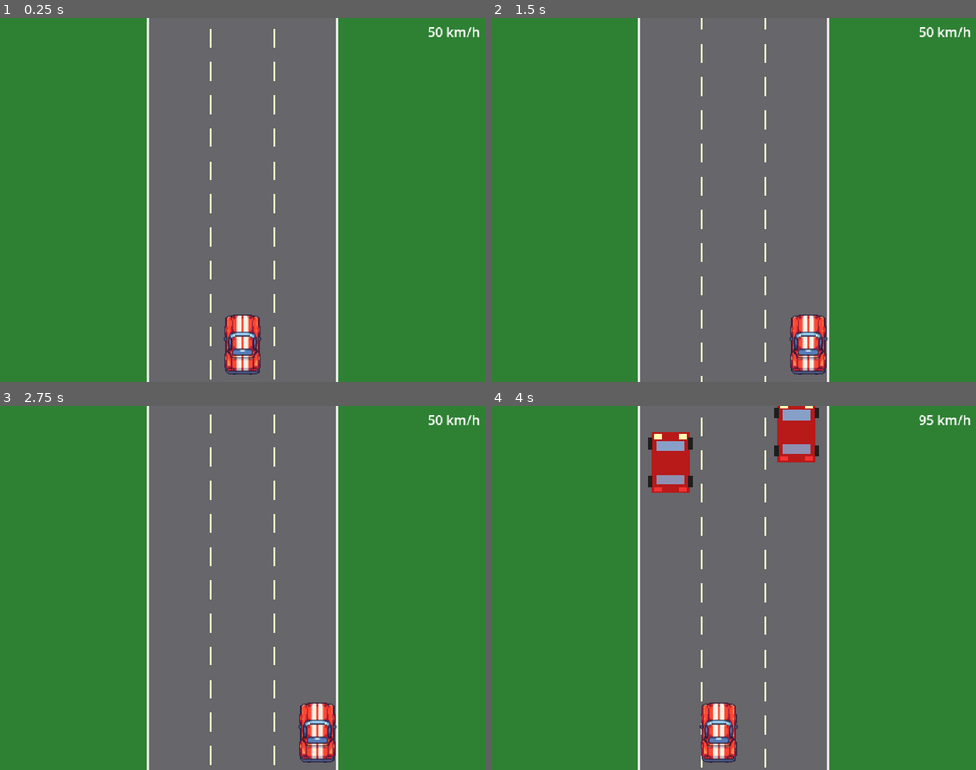
Above: before the commit, frames 1-4 (two rows, left to right).
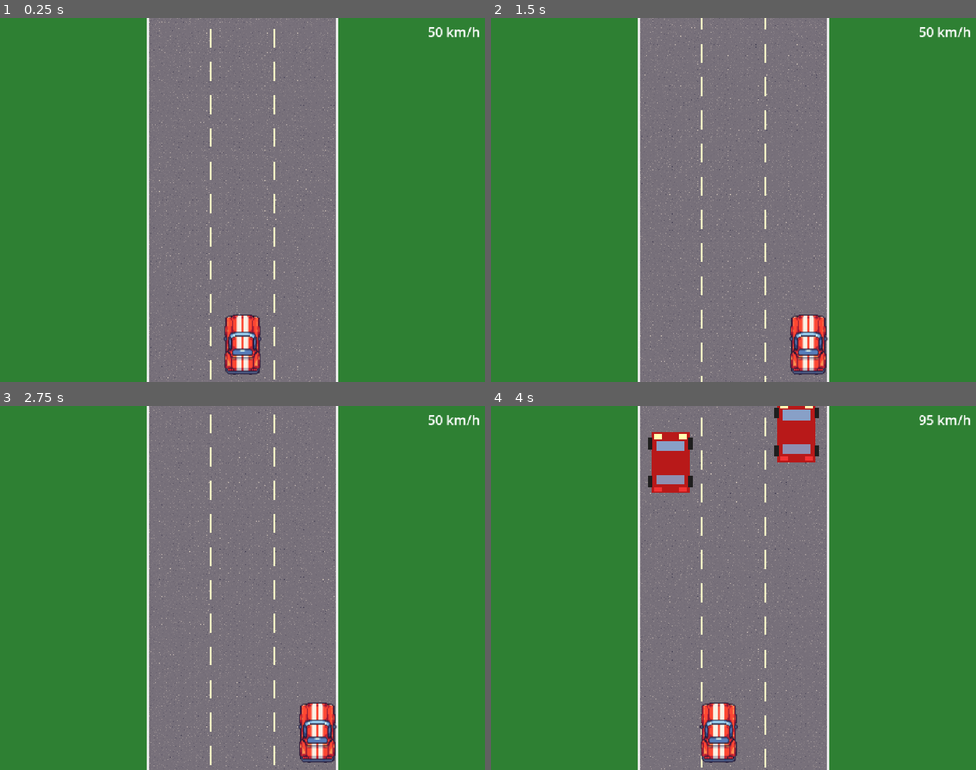
Above: after the commit, the same moments.

Repository: Antonio-Ingegnere/road-race
Game: Godot game, scene res://scenes/main.tscn
Same seed, same stepped clock (60 frames per second), same inputs: the game is played once before the commit and once after it.
Inputs:
- Up to frame 1 (0.25 s): no input
- Up to frame 2 (1.5 s): tap Enter at 0.5 s; hold Right (ui_right) 0.53-1.28 s; hold Down (ui_down) from 1.28 s (still down)
- Up to frame 3 (2.75 s): release Down (ui_down) at 2.03 s; hold Right (ui_right) from 2.03 s (still down)
- Up to frame 4 (4 s): release Right (ui_right) at 2.78 s; hold Up (ui_up) 2.78-3.53 s; hold Left (ui_left) from 3.53 s (still down)

The runs differ from the first frame. In frame 1, 2.6% of the frame differs, in the area x 30-70%, y 0-100%; in frame 2, 2.6%; in frame 3, 2.5%; in frame 4, 2.4%.

Commit message:
Replace flat road with tiled asphalt texture
- Added asphalt.png (64x64) sprite to assets
- Tiles drawn with stable world-space row index so rotation never
  changes mid-scroll (fixes the "dancing" artefact)
- Random 0/90/180/270 rotations per tile to reduce repetition

Co-Authored-By: Claude Sonnet 4.6 <noreply@anthropic.com>

Diff:
--- a/scripts/road.gd
+++ b/scripts/road.gd
@@ -5,29 +5,67 @@
 const DASH_HEIGHT := 40.0
 const DASH_GAP := 30.0
 const DASH_WIDTH := 5.0
+const TILE_SIZE := 64
+const TILE_COLS := 8
+const TILE_ROWS := 60
 
 var scroll_offset := 0.0
+var _world_scroll := 0.0
 var _car: Node2D
+var _asphalt_tex: Texture2D
+var _rotations: Array = []
 
 
 func _ready() -> void:
 	_car = get_parent().get_node("Car")
+	_asphalt_tex = load("res://assets/asphalt.png")
+	var rng := RandomNumberGenerator.new()
+	rng.seed = 42
+	for _r in range(TILE_ROWS):
+		var row := []
+		for _c in range(TILE_COLS):
+			row.append(rng.randi_range(0, 3) * (PI / 2.0))
+		_rotations.append(row)
 
 
 func _process(delta: float) -> void:
 	var scroll_speed: float = _car.speed_kmh * _car.KMH_TO_PXS
-	scroll_offset = fmod(scroll_offset + scroll_speed * delta, DASH_HEIGHT + DASH_GAP)
+	var scroll_px := scroll_speed * delta
+	scroll_offset = fmod(scroll_offset + scroll_px, DASH_HEIGHT + DASH_GAP)
+	_world_scroll += scroll_px
 	queue_redraw()
 
 
 func _draw() -> void:
 	var size := get_viewport_rect().size
+	var half := TILE_SIZE * 0.5
 
-	# Grass
+	# Grass background
 	draw_rect(Rect2(0.0, 0.0, size.x, size.y), Color(0.18, 0.50, 0.20))
 
-	# Road surface
-	draw_rect(Rect2(ROAD_LEFT, 0.0, ROAD_WIDTH, size.y), Color(0.40, 0.40, 0.42))
+	# Tiled asphalt
+	# Tile world positions satisfy: ty = n*TILE_SIZE + _world_scroll for integer n
+	# So the topmost tile on screen starts at fmod(_world_scroll, TILE_SIZE) - TILE_SIZE
+	if _asphalt_tex:
+		var tile_start_y := fmod(_world_scroll, TILE_SIZE) - TILE_SIZE
+		var ty := tile_start_y
+		while ty < size.y:
+			# Stable world row: same formula gives same index as the tile scrolls down
+			var world_row := posmod(floori((ty - _world_scroll) / float(TILE_SIZE)), TILE_ROWS)
+			var col_idx := 0
+			var tx := ROAD_LEFT
+			while tx < ROAD_LEFT + ROAD_WIDTH + TILE_SIZE:
+				var rot: float = _rotations[world_row][col_idx % TILE_COLS]
+				draw_set_transform(Vector2(tx + half, ty + half), rot)
+				draw_texture(_asphalt_tex, Vector2(-half, -half))
+				col_idx += 1
+				tx += TILE_SIZE
+			ty += TILE_SIZE
+		draw_set_transform(Vector2.ZERO)
+
+	# Redraw grass on both sides to clip tile spillover at road edges
+	draw_rect(Rect2(0.0, 0.0, ROAD_LEFT, size.y), Color(0.18, 0.50, 0.20))
+	draw_rect(Rect2(ROAD_LEFT + ROAD_WIDTH, 0.0, size.x - ROAD_LEFT - ROAD_WIDTH, size.y), Color(0.18, 0.50, 0.20))
 
 	# Road shoulder lines
 	draw_line(Vector2(ROAD_LEFT, 0.0), Vector2(ROAD_LEFT, size.y), Color(1.0, 1.0, 1.0, 0.85), 4.0)
@@ -41,10 +79,10 @@
 	# Lane dividers at 1/3 and 2/3 of road width
 	for i in [1, 2]:
 		var cx: float = ROAD_LEFT + ROAD_WIDTH * (i / 3.0)
-		var y := scroll_offset - DASH_HEIGHT
-		while y < size.y:
+		var dy := scroll_offset - DASH_HEIGHT
+		while dy < size.y:
 			draw_rect(
-				Rect2(cx - DASH_WIDTH * 0.5, y, DASH_WIDTH, DASH_HEIGHT),
+				Rect2(cx - DASH_WIDTH * 0.5, dy, DASH_WIDTH, DASH_HEIGHT),
 				Color(1.0, 1.0, 0.8, 0.9)
 			)
-			y += DASH_HEIGHT + DASH_GAP
+			dy += DASH_HEIGHT + DASH_GAP
Binary file added: assets/asphalt.png
